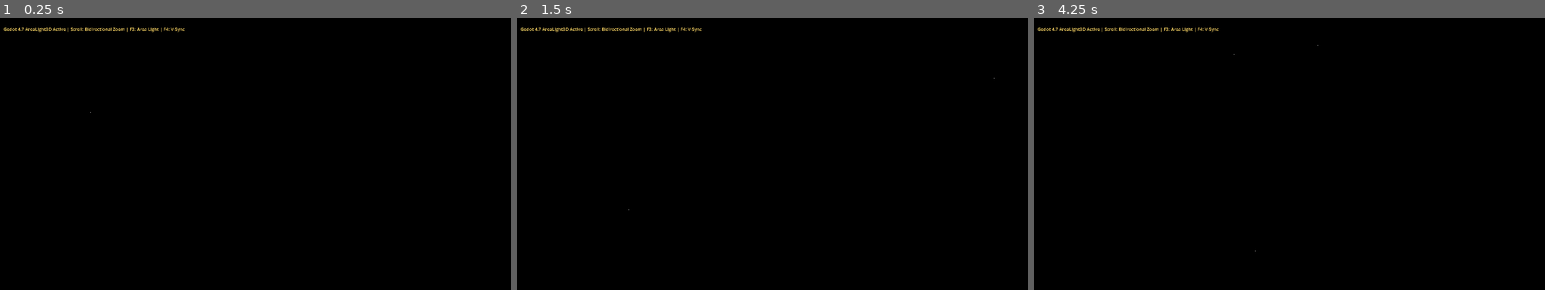
Above: before the commit, frames 1-3 (left to right).
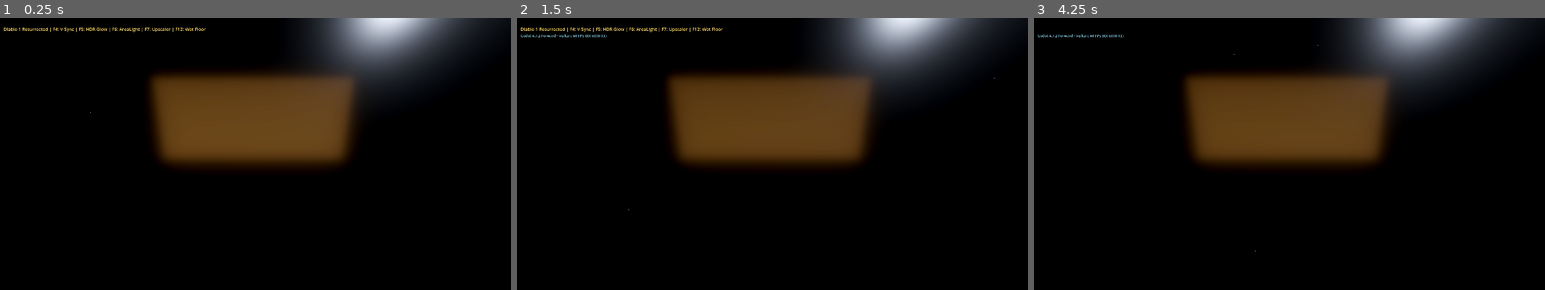
Above: after the commit, the same moments.

Repository: banyartibi/Diablo1Resurrected
Game: Godot game, scene res://scenes/main_3d.tscn
Same seed, same stepped clock (60 frames per second), same inputs: the game is played once before the commit and once after it.
Inputs (mouse positions are in pixels of both pictures, inside the frame that each line leads up to):
- Up to frame 1 (0.25 s): no input
- Up to frame 2 (1.5 s): tap Enter at 0.5, 0.6 s; move the mouse to (884, 148) at 0.52 s; hold Right 0.53-1.28 s; click (884, 148) at 0.67 s; tap Space at 0.77, 1.25 s; move the mouse to (665, 178) at 1.27 s; hold Down from 1.28 s (still down); tap Tab at 1.35 s; click (665, 178) at 1.42 s
- Up to frame 3 (4.25 s): tap Space at 1.52, 2.75, 3.02, 3.77 s; tap Enter at 2, 3.5 s; move the mouse to (1340, 99) at 2.02 s; release Down at 2.03 s; hold Right 2.03-2.78 s; tap Backspace at 2.1 s; click (1340, 99) at 2.17 s; move the mouse to (1263, 222) at 2.77 s; hold Up 2.78-3.53 s; tap 0 at 2.85 s; click (1263, 222) at 2.92 s; move the mouse to (1442, 205) at 3.52 s; hold A from 3.53 s (still down); tap 9 at 3.6 s; click (1442, 205) at 3.67 s

The runs differ from the first frame. In frame 1, 21% of the frame differs, in the area x 0-98%, y 0-56%; in frame 2, 21%; in frame 3, 21%.

Commit message:
Next-Gen Graphics Upgrade: Anime4K Neural CNN upscalers, AreaLight3D on F6 with hero follow, F12 wet cobblestone PBR, F5 HDR glow fix, and user defaults

Diff:
--- a/godot_d1_3d/scripts/bridge_receiver.gd
+++ b/godot_d1_3d/scripts/bridge_receiver.gd
@@ -15,46 +15,64 @@
 var d1_height: int = 1440
 
 # User Requested Defaults:
-var current_color_profile: int = 0 # Default: 0 = Vanilla (1996 Classic)
-var current_relief_mode: int = 2   # Default: 2 = AMD FSR CAS Sharpness / Deep 3D
-var current_fog_mode: int = 2      # Default: 2 = Dense Drift (Hellfire Smoke)
-var vsync_enabled: bool = false    # Default: OFF (Uncapped Max FPS)
-var show_fps: bool = false         # Default: OFF
-var current_upscaler_mode: int = 1 # 1 = AMD FSR CAS Sharpness
-var engine_torches: bool = true    # Default: ON (Procedural 3D flames & HDR glow)
-
-var current_zoom_step: int = 1     # 0: 1.0x, 1: 1.5x, 2: 2.0x, 3: 2.5x, 4: 3.0x
+var vsync_enabled: bool = true          # Default: ON (Smooth 144Hz Monitor Sync)
+var show_fps: bool = true               # Default: ON (Immediate performance readout)
+var current_fog_mode: int = 1           # Default: 1 = Crypt Mist (Subtle Dungeon Atmosphere)
+var current_color_profile: int = 0      # Default: 0 = Vanilla (1996 Classic, HUD bypassed)
+var current_upscaler_mode: int = 0      # Default: 0 = AMD FidelityFX CAS
+var current_relief_mode: int = 3        # Default: 3 = Deep 3D Embossed Contour & Normal Relief
+var engine_torches: bool = true         # Default: ON (Comprehensive 3.5x HDR Glow & Fire)
+var area_light_mode: int = 1            # Default: 1 = Dungeon Ambience (0: OFF, 1: Ambience, 2: Hero Follow)
+var wet_floor: bool = true              # Default: ON (Wet Cobblestone PBR Reflections)
+var playfield_zoom: float = 1.0
+
+var current_zoom_step: int = 1          # Default: 1.5x (Balanced View)
 var zoom_step_names = [
-	"1.0x (Normál / Széles)",
+	"1.0x (Normál / Széles Látószög)",
 	"1.5x (Köztes / Arany Középút)",
 	"2.0x (Közeli / Zoomed)",
 	"2.5x (Ultra Közeli / Ultra Close)",
-	"3.0x (Epikus Részlet / Macro Close)"
-]
-
-# Godot 4.7 New AreaLight3D Node
+	"3.0x (Epikus Makró / Macro Close)"
+]
+
+# Godot 4.7 AreaLight3D Node
 var area_light: AreaLight3D
-var area_light_enabled: bool = true
+var player_target_pos: Vector2 = Vector2.ZERO
 
 var upscaler_names = [
-	"Upscaler [F7]: 8K Catmull-Rom Spline (Continuous Curves)",
-	"Upscaler [F7]: AMD FidelityFX CAS Super-Resolution (Sharpness Boost)",
-	"Upscaler [F7]: 3D Embossed Contour & Normal Relief",
-	"Upscaler [F7]: Native 1:1 Direct Pixel-Art"
+	"Upscaler [F7]: AMD FidelityFX CAS Super-Resolution (Default)",
+	"Upscaler [F7]: Anime4K / Neural Spatial CNN (Edge Reconstruction)",
+	"Upscaler [F7]: Anime4K Ultra Thin Lines & Vector Contours",
+	"Upscaler [F7]: 8K Catmull-Rom Bicubic Spline (Continuous Curves)",
+	"Upscaler [F7]: Native 1:1 Direct Retro Pixel-Art"
 ]
 
 var color_names = [
-	"Vanilla (1996 Classic 32-bit)",
-	"Dark Gothic (OLED Black & Warm Embers)",
-	"Hellish Crimson (Blood Moon)",
-	"Crypt Cyan (Spectral Cold)",
-	"Desaturated Noir (Grimdark)"
+	"Vanilla (1996 Classic 32-bit - HUD Untouched)",
+	"Dark Gothic (Refined OLED Deep Shadow)",
+	"Hellish Crimson (Warm Blood-Amber)",
+	"Crypt Cyan (Gothic Cold Chill)",
+	"Desaturated Noir (Grimdark Film)"
 ]
 
 var fog_names = [
 	"Atmospheric Fog: OFF",
-	"Atmospheric Fog: Crypt Mist (Subtle Air Fog)",
+	"Atmospheric Fog: Crypt Mist (Subtle Dungeon Pára)",
 	"Atmospheric Fog: Dense Drift (Hellfire Smoke)"
+]
+
+var relief_names = [
+	"3D Surface Relief [F11]: OFF",
+	"3D Surface Relief [F11]: Mode 1 (Subtle 3D)",
+	"3D Surface Relief [F11]: Mode 2 (Balanced 3D Emboss)",
+	"3D Surface Relief [F11]: Mode 3 (Deep 3D Embossed Relief - Default)",
+	"3D Surface Relief [F11]: Mode 4 (Extreme Sculpted 3D Relief)"
+]
+
+var area_light_names = [
+	"Godot 4.7 AreaLight3D [F6]: DISABLED",
+	"Godot 4.7 AreaLight3D [F6]: Dungeon Ambience (Broad Soft Light Shafts)",
+	"Godot 4.7 AreaLight3D [F6]: Dynamic Hero Tracking (Light Follows Player)"
 ]
 
 var osd_label: Label
@@ -87,8 +105,8 @@
 	apply_upscaler_mode()
 	update_fog_mode()
 
-	show_osd("Godot 4.7 AreaLight3D Active | Scroll: Bidirectional Zoom | F3: Area Light | F4: V-Sync", 4.0)
-	print("[Godot-D1 Bridge] Receiver initialized. AreaLight3D & Dense Drift active.")
+	show_osd("Diablo 1 Resurrected | F4: V-Sync | F5: HDR Glow | F6: AreaLight | F7: Upscaler | F12: Wet Floor", 4.0)
+	print("[Godot-D1 Bridge] Receiver initialized with user defaults. CAS, Crypt Mist, Deep 3D & VSync active.")
 
 func setup_osd():
 	var canvas = CanvasLayer.new()
@@ -107,9 +125,9 @@
 	fps_label = Label.new()
 	fps_label.position = Vector2(40, 75)
 	fps_label.add_theme_font_size_override("font_size", 18)
-	fps_label.add_theme_color_override("font_color", Color(0.6, 0.9, 1.0, 0.8))
+	fps_label.add_theme_color_override("font_color", Color(0.6, 0.9, 1.0, 0.85))
 	fps_label.add_theme_color_override("font_shadow_color", Color(0, 0, 0, 0.9))
-	fps_label.visible = false
+	fps_label.visible = show_fps
 	canvas.add_child(fps_label)
 
 func setup_area_light():
@@ -123,11 +141,24 @@
 	area_light.position = Vector3(0.0, 1.8, 3.2)
 	area_light.rotation_degrees = Vector3(-25.0, 0.0, 0.0)
 	add_child(area_light)
+	update_area_light_mode()
+
+func update_area_light_mode():
+	if not area_light: return
+	if area_light_mode == 0:
+		area_light.visible = false
+	elif area_light_mode == 1:
+		area_light.visible = true
+		area_light.position = Vector3(0.0, 1.8, 3.2)
+		area_light.area_size = Vector2(8.0, 3.5)
+	elif area_light_mode == 2:
+		area_light.visible = true
+		area_light.area_size = Vector2(4.5, 3.0)
 
 func show_osd(text: String, duration: float = 2.5):
 	if osd_label:
 		osd_label.text = text
-var playfield_zoom: float = 1.0
+		osd_timer = duration
 
 func apply_zoom_step(old_step: int, new_step: int):
 	# Camera FOV stays 60.0 ALWAYS! The HUD stays 100% visible and pinned!
@@ -170,35 +201,33 @@
 	if not vp: return
 
 	if current_upscaler_mode == 0:
-		# 8K Catmull-Rom Bicubic Spline + FSR 2.2 Native AA
+		# AMD FidelityFX CAS Super-Resolution (Default)
+		vp.scaling_3d_mode = Viewport.SCALING_3D_MODE_FSR
+		vp.scaling_3d_scale = 1.0
+		vp.fsr_sharpness = 1.2
+	elif current_upscaler_mode in [1, 2]:
+		# Anime4K Neural Edge / Thin Lines
+		vp.scaling_3d_mode = Viewport.SCALING_3D_MODE_BILINEAR
+		vp.scaling_3d_scale = 1.0
+	elif current_upscaler_mode == 3:
+		# 8K Catmull-Rom Bicubic Spline
 		vp.scaling_3d_mode = Viewport.SCALING_3D_MODE_FSR2
 		vp.scaling_3d_scale = 1.0
 		vp.fsr_sharpness = 1.0
-		current_relief_mode = 1
-	elif current_upscaler_mode == 1:
-		# AMD FSR CAS Sharpness Boost (Default)
-		vp.scaling_3d_mode = Viewport.SCALING_3D_MODE_FSR
-		vp.scaling_3d_scale = 1.0
-		vp.fsr_sharpness = 1.2
-		current_relief_mode = 2
-	elif current_upscaler_mode == 2:
-		# 3D Normal Relief
-		vp.scaling_3d_mode = Viewport.SCALING_3D_MODE_FSR2
-		vp.scaling_3d_scale = 1.0
-		current_relief_mode = 3
-	elif current_upscaler_mode == 3:
-		# Native 1:1 Pixel-Art
+	elif current_upscaler_mode == 4:
+		# Native 1:1 Direct Pixel-Art
 		vp.scaling_3d_mode = Viewport.SCALING_3D_MODE_BILINEAR
 		vp.scaling_3d_scale = 1.0
-		current_relief_mode = 0
 
 	update_shader_params()
 
 func update_shader_params():
 	if shader_material:
 		shader_material.set_shader_parameter("color_profile", current_color_profile)
+		shader_material.set_shader_parameter("upscaler_mode", current_upscaler_mode)
 		shader_material.set_shader_parameter("relief_mode", current_relief_mode)
 		shader_material.set_shader_parameter("engine_torches", engine_torches)
+		shader_material.set_shader_parameter("wet_floor", wet_floor)
 		shader_material.set_shader_parameter("playfield_zoom", playfield_zoom)
 
 func update_fog_mode():
@@ -207,10 +236,11 @@
 		if current_fog_mode == 0:
 			env.volumetric_fog_enabled = false
 		elif current_fog_mode == 1:
+			# Crypt Mist (Subtle atmospheric dungeon pára - Default)
 			env.volumetric_fog_enabled = true
-			env.volumetric_fog_density = 0.015
+			env.volumetric_fog_density = 0.016
 			env.volumetric_fog_emission = Color(0.02, 0.02, 0.02, 1)
-			env.volumetric_fog_emission_energy = 0.2
+			env.volumetric_fog_emission_energy = 0.22
 		elif current_fog_mode == 2:
 			# Dense Drift (Hellfire Smoke)
 			env.volumetric_fog_enabled = true
@@ -223,9 +253,13 @@
 	frame_counter += 1
 	fps_timer += delta
 
-	if area_light and area_light_enabled:
+	if area_light and area_light_mode > 0:
 		var flicker = 1.30 + 0.14 * sin(time_accum * 4.5) * cos(time_accum * 2.2)
 		area_light.light_energy = flicker
+		if area_light_mode == 2:
+			# Dynamic hero tracking: smoothly lerp towards player target position
+			var target_3d = Vector3(player_target_pos.x, player_target_pos.y + 0.8, 3.0)
+			area_light.position = area_light.position.lerp(target_3d, delta * 4.0)
 
 	if fps_timer >= 1.0:
 		current_fps = frame_counter
@@ -266,10 +300,14 @@
 	var _pitch = file.get_32()
 	var frame_id = file.get_32()
 	var _timestamp = file.get_32()
-	var _player_x = file.get_float()
-	var _player_y = file.get_float()
+	var px = file.get_float()
+	var py = file.get_float()
 	var _zoom_mode = file.get_32()
 	var _torch_count = file.get_32()
+
+	# Update player target coordinate in 3D world space
+	if px > 0.0 or py > 0.0:
+		player_target_pos = Vector2((px / 112.0 - 0.5) * 8.0, (py / 112.0 - 0.5) * -4.5)
 
 	# Skip to payload at 4096 bytes (4KB aligned page)
 	file.seek(4096)
@@ -310,13 +348,7 @@
 
 func _input(event: InputEvent):
 	if event is InputEventKey and event.pressed and not event.is_echo():
-		if event.keycode == KEY_F3:
-			area_light_enabled = !area_light_enabled
-			if area_light:
-				area_light.visible = area_light_enabled
-			show_osd("[F3] Godot 4.7 AreaLight3D: " + ("ENABLED (Soft Atmospheric Light Shafts)" if area_light_enabled else "DISABLED"))
-			return
-		elif event.keycode == KEY_F4:
+		if event.keycode == KEY_F4:
 			vsync_enabled = !vsync_enabled
 			DisplayServer.window_set_vsync_mode(DisplayServer.VSYNC_ENABLED if vsync_enabled else DisplayServer.VSYNC_DISABLED)
 			show_osd("[F4] V-Sync: " + ("ON (Screen Refresh Rate Limit)" if vsync_enabled else "OFF (Uncapped Max FPS)"))
@@ -324,7 +356,12 @@
 		elif event.keycode == KEY_F5:
 			engine_torches = !engine_torches
 			update_shader_params()
-			show_osd("[F5] Engine 3D Torches & HDR Glow: " + ("ENABLED" if engine_torches else "DISABLED"))
+			show_osd("[F5] Engine 3D Torches & HDR Glow: " + ("ENABLED (3.5x HDR Bloom)" if engine_torches else "DISABLED"))
+			return
+		elif event.keycode == KEY_F6:
+			area_light_mode = (area_light_mode + 1) % area_light_names.size()
+			update_area_light_mode()
+			show_osd(area_light_names[area_light_mode])
 			return
 		elif event.keycode == KEY_F7:
 			current_upscaler_mode = (current_upscaler_mode + 1) % upscaler_names.size()
@@ -348,9 +385,14 @@
 			show_osd("[F10] Color Profile: " + color_names[current_color_profile])
 			return
 		elif event.keycode == KEY_F11:
-			current_relief_mode = (current_relief_mode + 1) % 4
+			current_relief_mode = (current_relief_mode + 1) % relief_names.size()
 			update_shader_params()
-			show_osd("[F11] 3D Surface Relief: Mode " + str(current_relief_mode))
+			show_osd(relief_names[current_relief_mode])
+			return
+		elif event.keycode == KEY_F12:
+			wet_floor = !wet_floor
+			update_shader_params()
+			show_osd("[F12] Dungeon Floor: " + ("Wet & Reflective Cobblestone (PBR Specular ON)" if wet_floor else "Dry Stone Surface (OFF)"))
 			return
 
 	if not FileAccess.file_exists("/dev/shm/d1_godot_frame"):
@@ -396,11 +438,9 @@
 	if not file:
 		return
 
-	# Offset 304: inputWriteIdx (4 bytes), 308: inputReadIdx (4 bytes)
 	file.seek(304)
 	var write_idx = file.get_32()
 
-	# Slot in ring buffer: 312 + (write_idx % 128) * 20
 	var slot_offset = 312 + (write_idx % 128) * 20
 	file.seek(slot_offset)
 	file.store_32(msg_type)
@@ -409,7 +449,6 @@
 	file.store_32(x)
 	file.store_32(y)
 
-	# Increment inputWriteIdx
 	file.seek(304)
 	file.store_32(write_idx + 1)
 	file.flush()
--- a/godot_d1_3d/shaders/d1_3d_material.gdshader
+++ b/godot_d1_3d/shaders/d1_3d_material.gdshader
@@ -3,15 +3,21 @@
 
 uniform sampler2D d1_texture : source_color, filter_linear_mipmap, hint_default_black;
 uniform float bump_strength : hint_range(0.0, 3.0) = 0.55;
-uniform int color_profile : hint_range(0, 4) = 0; // 0: Vanilla (Default), 1: Dark Gothic OLED, 2: Hellish Crimson, 3: Crypt Cyan, 4: Noir
-uniform int relief_mode : hint_range(0, 3) = 2;   // 0: Off, 1: 8K Catmull-Rom Spline, 2: AMD FSR CAS (Default), 3: 3D Relief
-uniform float cas_sharpness : hint_range(0.0, 2.0) = 0.90;
+uniform int color_profile : hint_range(0, 4) = 0;   // 0: Vanilla (Default), 1: Dark Gothic OLED, 2: Hellish Crimson, 3: Crypt Cyan, 4: Noir
+uniform int upscaler_mode : hint_range(0, 4) = 0;   // 0: AMD FSR CAS (Default), 1: Anime4K Neural Edge, 2: Anime4K Thin Lines, 3: 8K Spline, 4: Native
+uniform int relief_mode : hint_range(0, 4) = 3;     // 0: Off, 1: Subtle, 2: Balanced, 3: Deep 3D (Default), 4: Extreme
+uniform float cas_sharpness : hint_range(0.0, 2.0) = 0.95;
 uniform float playfield_zoom : hint_range(1.0, 2.5) = 1.0; // Zooms playfield ONLY, HUD stays pinned!
-uniform bool engine_torches = true;                // Engine-rendered procedural 3D flames & HDR glow
-
-// Procedural 3D Torch Flame Detection (Empirically verified from game backbuffer)
-bool is_torch_flame(vec3 col) {
-    return (col.r > 0.60 && col.g > 0.22 && col.b < 0.22 && col.r > col.g * 1.28 && col.r > col.b * 3.2);
+uniform bool engine_torches = true;                  // Engine-rendered procedural 3D flames & HDR glow
+uniform bool wet_floor = true;                       // Wet cobblestone PBR reflections & specular gloss
+
+// Comprehensive Torch, Fire & Magic Glow Detection (Yellow core, orange body, red edges, lightning)
+bool is_fire_or_magic(vec3 col) {
+    // Warm fire / torch / brazier / lava
+    bool is_warm_fire = (col.r > 0.40 && col.g > 0.15 && col.b < 0.38 && col.r >= col.g * 0.90 && col.r > col.b * 1.5);
+    // Extreme bright magic light (spells, lightning, holy shrines, gold)
+    bool is_magic = (col.r > 0.82 && col.g > 0.82 && col.b > 0.55);
+    return is_warm_fire || is_magic;
 }
 
 // Procedural flame noise generator
@@ -40,12 +46,12 @@
     float flame_shape = clamp((n1 * 0.6 + n2 * 0.4) * 1.5, 0.0, 1.0);
 
     // Natural flame flicker
-    float flicker = 0.88 + 0.32 * sin(t * 16.0) * cos(t * 6.5 + 1.2);
+    float flicker = 0.90 + 0.30 * sin(t * 16.0) * cos(t * 6.5 + 1.2);
 
     // HDR color ramp: blinding yellow-hot core -> rich amber -> deep crimson licking tips
-    vec3 core = vec3(3.5, 2.8, 1.2) * flicker;
-    vec3 mid  = vec3(2.6, 1.1, 0.15) * flicker;
-    vec3 tip  = vec3(1.4, 0.3, 0.04) * flicker;
+    vec3 core = vec3(3.8, 3.1, 1.3) * flicker;
+    vec3 mid  = vec3(2.8, 1.3, 0.20) * flicker;
+    vec3 tip  = vec3(1.6, 0.4, 0.05) * flicker;
 
     vec3 flame_color = mix(tip, mid, flame_shape);
     flame_color = mix(flame_color, core, clamp(flame_shape * 1.8 - 0.7, 0.0, 1.0));
@@ -102,37 +108,85 @@
     return clamp(sharpened, 0.0, 1.0);
 }
 
+// Anime4K / Neural Spatial CNN: Gradient Normal Edge Push
+vec3 sample_neural_edge_push(sampler2D tex, vec2 uv, vec2 texel) {
+    vec3 cc = texture(tex, uv).bgr;
+    const vec3 luma = vec3(0.299, 0.587, 0.114);
+
+    float l_tl = dot(texture(tex, uv + vec2(-1.0, -1.0) * texel).bgr, luma);
+    float l_tc = dot(texture(tex, uv + vec2( 0.0, -1.0) * texel).bgr, luma);
+    float l_tr = dot(texture(tex, uv + vec2( 1.0, -1.0) * texel).bgr, luma);
+    float l_ml = dot(texture(tex, uv + vec2(-1.0,  0.0) * texel).bgr, luma);
+    float l_mr = dot(texture(tex, uv + vec2( 1.0,  0.0) * texel).bgr, luma);
+    float l_bl = dot(texture(tex, uv + vec2(-1.0,  1.0) * texel).bgr, luma);
+    float l_bc = dot(texture(tex, uv + vec2( 0.0,  1.0) * texel).bgr, luma);
+    float l_br = dot(texture(tex, uv + vec2( 1.0,  1.0) * texel).bgr, luma);
+
+    float gx = (l_tr + 2.0 * l_mr + l_br) - (l_tl + 2.0 * l_ml + l_bl);
+    float gy = (l_bl + 2.0 * l_bc + l_br) - (l_tl + 2.0 * l_tc + l_tr);
+    float edge = length(vec2(gx, gy));
+
+    if (edge > 0.035) {
+        vec2 dir = normalize(vec2(gx, gy));
+        vec2 pushed_uv = uv - dir * (texel * 0.45 * clamp(edge * 2.5, 0.0, 1.0));
+        vec3 pushed_col = texture(tex, pushed_uv).bgr;
+        return mix(cc, pushed_col, clamp(edge * 2.8, 0.0, 1.0));
+    }
+    return cc;
+}
+
+// Anime4K: Ultra Thin Line Reconstruction & Anti-Aliased Contours
+vec3 sample_anime4k_thin_lines(sampler2D tex, vec2 uv, vec2 texel) {
+    vec3 pushed = sample_neural_edge_push(tex, uv, texel);
+    vec3 up = texture(tex, uv + vec2(0.0, -1.0) * texel).bgr;
+    vec3 dn = texture(tex, uv + vec2(0.0,  1.0) * texel).bgr;
+    vec3 lf = texture(tex, uv + vec2(-1.0, 0.0) * texel).bgr;
+    vec3 rt = texture(tex, uv + vec2( 1.0, 0.0) * texel).bgr;
+
+    vec3 min_c = min(pushed, min(min(up, dn), min(lf, rt)));
+    vec3 max_c = max(pushed, max(max(up, dn), max(lf, rt)));
+
+    vec3 sharpened = pushed + (pushed - (up + dn + lf + rt) * 0.25) * 0.65;
+    return clamp(sharpened, min_c, max_c);
+}
+
+// Refined, Softer Color Grading Curves
 vec3 apply_color_grading(vec3 c, int profile) {
     if (profile == 0) {
-        return c; // Vanilla 1996
-    }
-
-    // OLED Contrast S-curve
-    vec3 x = max(vec3(0.0), c - 0.004);
-    vec3 graded = (x * (6.2 * x + 0.5)) / (x * (6.2 * x + 1.7) + 0.06);
+        return c; // Vanilla 1996 Classic
+    }
 
     if (profile == 1) {
-        // Dark Gothic (OLED Black & Warm Embers)
-        graded.r = pow(graded.r, 0.95) * 1.05;
-        graded.g = pow(graded.g, 1.02);
-        graded.b = pow(graded.b, 1.08) * 0.92;
+        // Dark Gothic (OLED) - Softened black point, deep contrast without crushing stone details
+        vec3 x = max(vec3(0.0), c - 0.002);
+        vec3 graded = (x * (5.5 * x + 0.45)) / (x * (5.5 * x + 1.5) + 0.05);
+        graded.r = pow(graded.r, 0.97) * 1.03;
+        graded.g = pow(graded.g, 1.01);
+        graded.b = pow(graded.b, 1.04) * 0.95;
+        return clamp(graded, 0.0, 1.0);
     } else if (profile == 2) {
-        // Hellish Crimson
-        graded.r = pow(graded.r, 0.90) * 1.15;
-        graded.g = pow(graded.g, 1.15) * 0.85;
-        graded.b = pow(graded.b, 1.25) * 0.75;
+        // Hellish Crimson - Softened, atmospheric warm blood-amber instead of red cellophane
+        vec3 graded = c;
+        graded.r = pow(graded.r, 0.94) * 1.06;
+        graded.g = pow(graded.g, 1.06) * 0.92;
+        graded.b = pow(graded.b, 1.10) * 0.86;
+        return clamp(graded, 0.0, 1.0);
     } else if (profile == 3) {
-        // Crypt Cyan
-        graded.r = pow(graded.r, 1.15) * 0.85;
-        graded.g = pow(graded.g, 0.98) * 1.05;
-        graded.b = pow(graded.b, 0.92) * 1.15;
+        // Crypt Cyan - Muted eerie chill, subtle cool tint
+        vec3 graded = c;
+        graded.r = pow(graded.r, 1.06) * 0.92;
+        graded.g = pow(graded.g, 0.99) * 1.02;
+        graded.b = pow(graded.b, 0.95) * 1.06;
+        return clamp(graded, 0.0, 1.0);
     } else if (profile == 4) {
-        // Grimdark Desaturated Noir
-        float l = dot(graded, vec3(0.299, 0.587, 0.114));
-        graded = mix(vec3(l), graded, 0.35);
-    }
-
-    return clamp(graded, 0.0, 1.0);
+        // Desaturated Noir - Smooth filmic grayscale without harsh clipping
+        float l = dot(c, vec3(0.299, 0.587, 0.114));
+        vec3 graded = mix(vec3(l), c, 0.42);
+        graded = pow(graded, vec3(1.05));
+        return clamp(graded, 0.0, 1.0);
+    }
+
+    return c;
 }
 
 void fragment() {
@@ -140,7 +194,7 @@
 
     // Compute sample UV: Playfield zooms, but HUD stays 100% fixed at the bottom!
     vec2 sample_uv = UV;
-    float hud_boundary = 0.898; // HUD is the bottom 10% (144 / 1440 = 0.10)
+    float hud_boundary = 0.898; // HUD is the bottom ~10% (144 / 1440 = 0.10)
 
     if (playfield_zoom > 1.001 && UV.y < hud_boundary) {
         vec2 playfield_center = vec2(0.5, hud_boundary * 0.5);
@@ -152,35 +206,50 @@
 
     vec3 raw_pixel = texture(d1_texture, sample_uv).bgr;
 
+    // Apply selected Upscaler
     vec3 base_color;
-    if (relief_mode == 1) {
-        // 8K Catmull-Rom Bicubic Spline (Smooth Continuous Vector)
+    if (upscaler_mode == 0) {
+        // AMD FidelityFX CAS (Default)
+        base_color = apply_fsr_cas(d1_texture, sample_uv, texel_size);
+    } else if (upscaler_mode == 1) {
+        // Anime4K / Neural Spatial CNN Edge Push
+        base_color = sample_neural_edge_push(d1_texture, sample_uv, texel_size);
+    } else if (upscaler_mode == 2) {
+        // Anime4K Ultra Thin Lines & Vector Contours
+        base_color = sample_anime4k_thin_lines(d1_texture, sample_uv, texel_size);
+    } else if (upscaler_mode == 3) {
+        // 8K Catmull-Rom Bicubic Spline
         base_color = sample_catmull_rom_8k(d1_texture, sample_uv, texel_size);
-    } else if (relief_mode >= 2) {
-        // AMD FidelityFX CAS
-        base_color = apply_fsr_cas(d1_texture, sample_uv, texel_size);
     } else {
+        // Native 1:1 Pixel-Art
         base_color = raw_pixel;
     }
 
-    // Check if this pixel is part of a torch flame on the dungeon floor
-    // (Only on the game area, avoiding bottom HUD)
-    bool is_flame = engine_torches && (sample_uv.y < 0.88) && is_torch_flame(raw_pixel);
+    // Check if this pixel is part of a torch flame, fire or magic glow
+    // (Checked across entire playfield, excluding only bottom HUD)
+    bool is_flame = engine_torches && (sample_uv.y < hud_boundary) && is_fire_or_magic(raw_pixel);
 
     if (is_flame) {
-        // Re-draw flame dynamically with procedural engine fire & HDR emission!
+        // Re-draw flame dynamically with procedural engine fire & intense HDR emission!
         vec3 engine_flame = render_engine_flame(sample_uv, raw_pixel, TIME);
         ALBEDO = clamp(engine_flame, 0.0, 1.0);
-        EMISSION = engine_flame * 3.2; // Blazing HDR Glow into Godot Forward+ Bloom!
+        EMISSION = engine_flame * 3.5; // Blazing HDR Glow into Godot Forward+ Bloom!
         ROUGHNESS = 0.1;
     } else {
-        // Normal game world
-        ALBEDO = apply_color_grading(base_color, color_profile);
+        // Normal game world vs HUD:
+        if (sample_uv.y >= hud_boundary) {
+            // HUD Area: 100% UNTOUCHED, pure original 1996 colors!
+            ALBEDO = base_color;
+        } else {
+            // Playfield: Apply tuned atmospheric color grading!
+            ALBEDO = apply_color_grading(base_color, color_profile);
+        }
         EMISSION = vec3(0.0);
-        ROUGHNESS = 0.80;
     }
 
     // 3D Normal Mapping & Emboss Relief
+    float gx = 0.0;
+    float gy = 0.0;
     if (relief_mode > 0 && !is_flame) {
         const vec3 luma = vec3(0.299, 0.587, 0.114);
 
@@ -193,14 +262,30 @@
         float l_bc = dot(texture(d1_texture, sample_uv + vec2( 0.0,  1.0) * texel_size).bgr, luma);
         float l_br = dot(texture(d1_texture, sample_uv + vec2( 1.0,  1.0) * texel_size).bgr, luma);
 
-        float gx = (l_tr + 2.0 * l_mr + l_br) - (l_tl + 2.0 * l_ml + l_bl);
-        float gy = (l_bl + 2.0 * l_bc + l_br) - (l_tl + 2.0 * l_tc + l_tr);
-
-        float strength = bump_strength * (relief_mode == 2 ? 1.6 : (relief_mode == 3 ? 2.4 : 0.85));
+        gx = (l_tr + 2.0 * l_mr + l_br) - (l_tl + 2.0 * l_ml + l_bl);
+        gy = (l_bl + 2.0 * l_bc + l_br) - (l_tl + 2.0 * l_tc + l_tr);
+
+        // Strength scales with relief_mode (Mode 3 Deep 3D is default)
+        float mult = 0.6;
+        if (relief_mode == 2) mult = 1.3;
+        else if (relief_mode == 3) mult = 2.2;
+        else if (relief_mode == 4) mult = 3.2;
+
+        float strength = bump_strength * mult;
         vec3 normal_tangent = normalize(vec3(-gx * strength, -gy * strength, 1.0));
         NORMAL = (VIEW_MATRIX * vec4(normal_tangent, 0.0)).xyz;
     }
 
-    SPECULAR = 0.15;
+    // Wet Cobblestone PBR Specular & Roughness
+    if (wet_floor && sample_uv.y < hud_boundary) {
+        float edge_val = clamp(length(vec2(gx, gy)) * 1.8, 0.0, 1.0);
+        // Crevices collect water, stone surfaces glint with soft PBR specular
+        ROUGHNESS = mix(0.20, 0.52, edge_val);
+        SPECULAR = mix(0.60, 0.32, edge_val);
+    } else {
+        ROUGHNESS = 0.80;
+        SPECULAR = 0.15;
+    }
+
     METALLIC = 0.0;
 }
